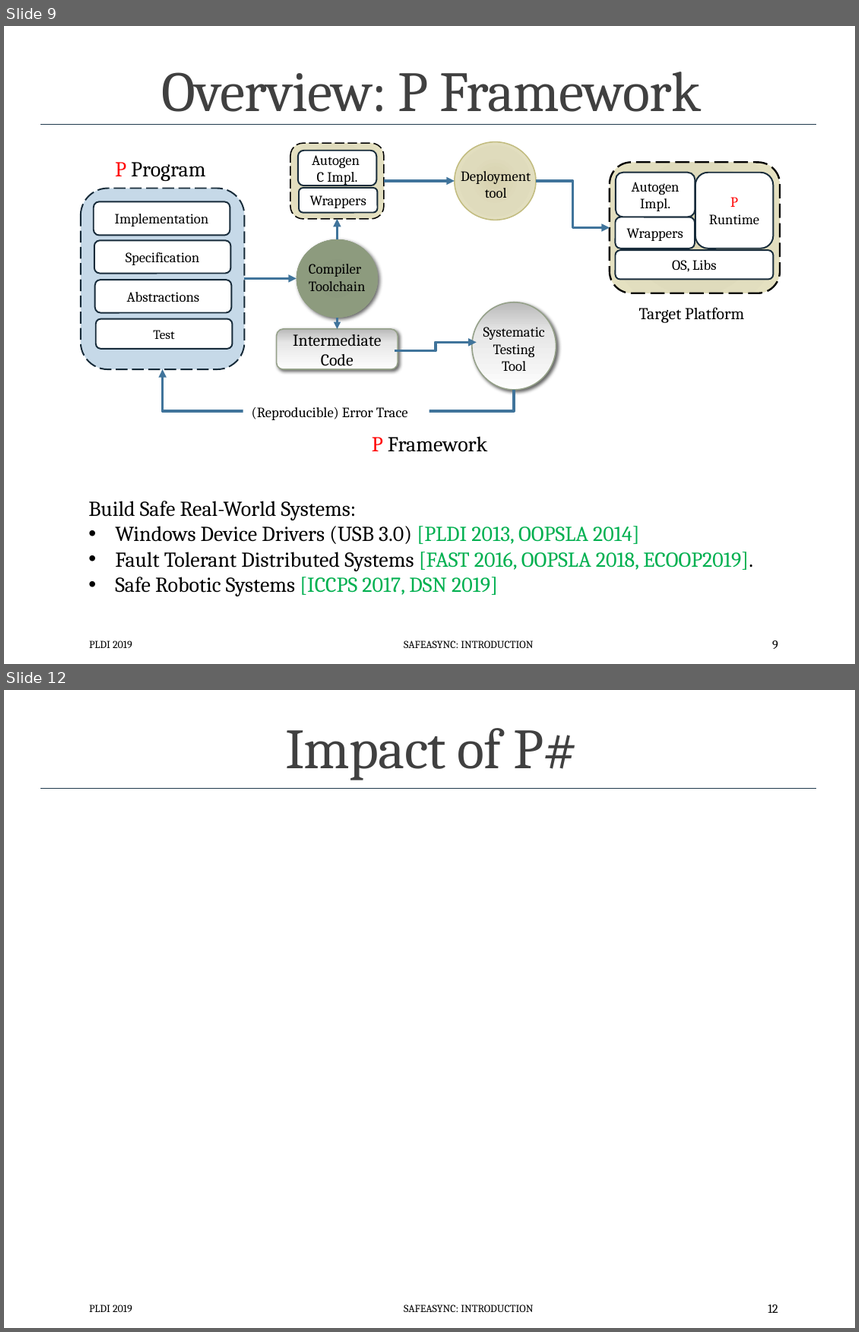
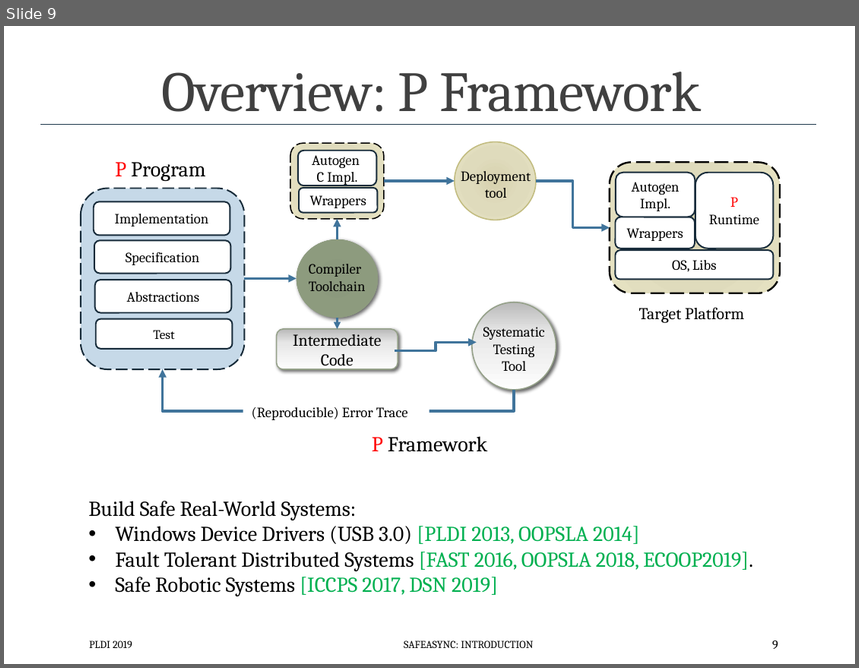
Before and after one commit to p-org/plditutorial, a slide deck: Presentations/1 - Introduction.pptx. Shown one above the other, each under a label of ours: slides 9 and 12 before the commit, slide 9 after it; the slides between them are not shown. The pictures are 859x1332 and 859x668 pixels, drawn with LibreOffice and Linux fonts; fonts in the diff are those of the drawing. Boxes give left, top, right and bottom in pixels: in the first picture for what was removed or moved away, otherwise in the second. Text is boxed around its words. In the diff, an @@ line names an element or a change of style, - is before the commit and + after.

```diff
--- a/Presentations/1 - Introduction.pptx
+++ b/Presentations/1 - Introduction.pptx
@@ slide 12 removed at (4, 690, 855, 1328), background #FFFFFF; not listed: 2 template elements that a slide beside it also shows @@
@@ title removed at (285, 728, 578, 780) @@
-Impact of P#
@@ text removed at (89, 1305, 132, 1312) @@
-PLDI 2019
@@ text removed at (404, 1305, 533, 1312) @@
-SAFEASYNC: INTRODUCTION
@@ page number removed at (768, 1305, 778, 1313) @@
-12
```
Also in this commit, not shown: 5 slides changed.
